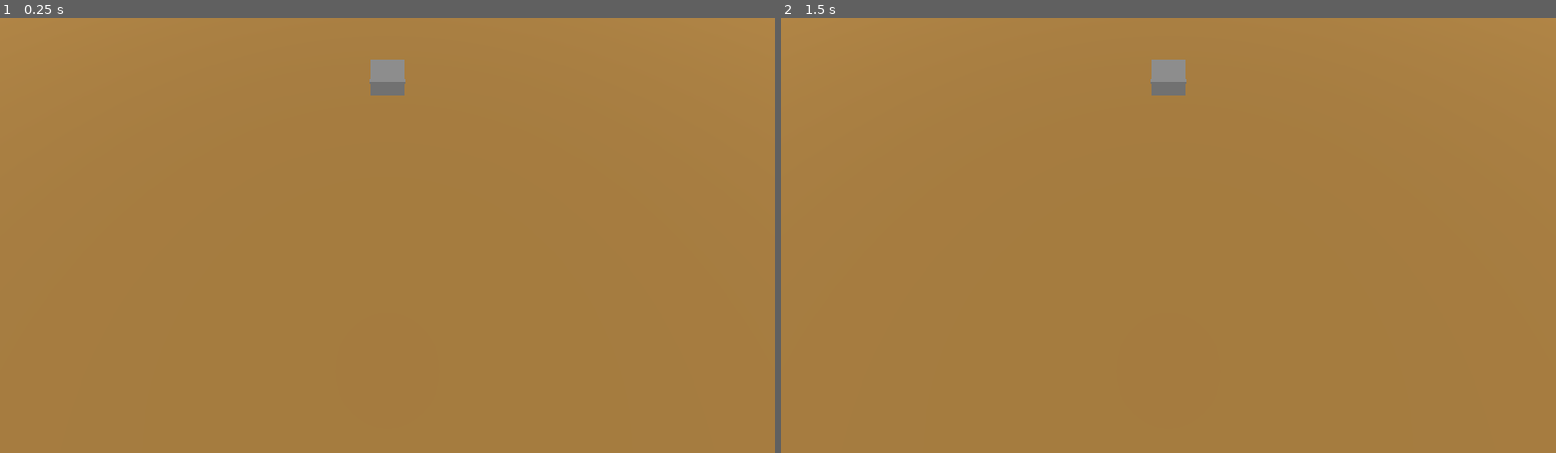
Above: before the commit, frames 1-2 (left to right).
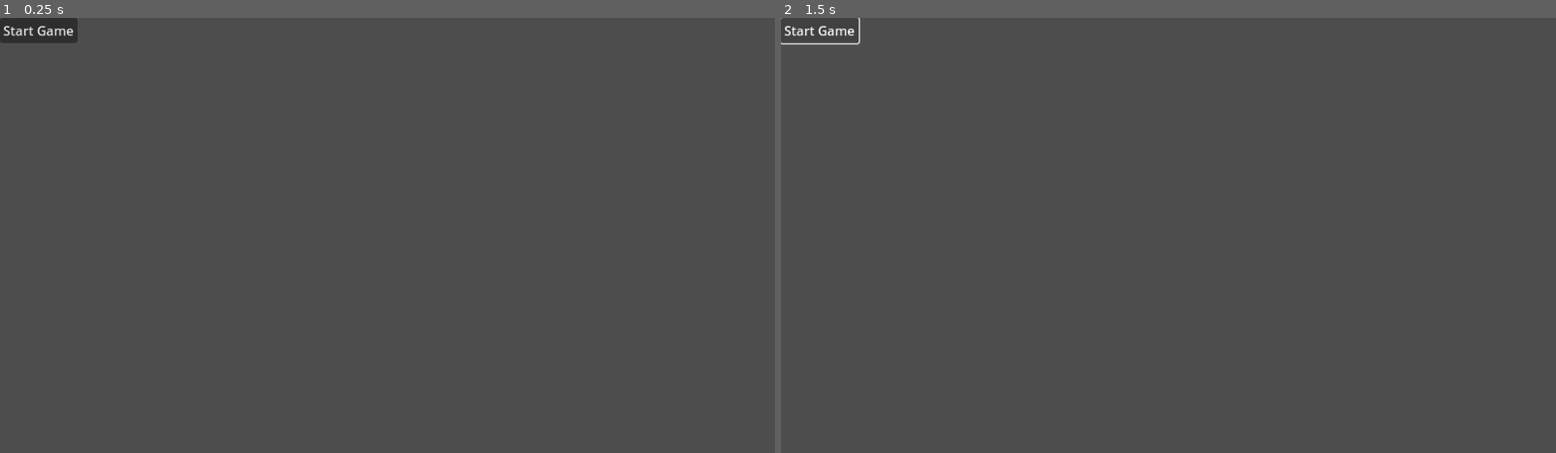
Above: after the commit, the same moments.

Repository: pinguinosod/ggj-graz-2025
Game: Godot game, scene res://scenes/main_menu.tscn
The game is run twice, just before and just after one commit, with the same random seed, the same clock (stepped at 60 frames per second) and the same inputs. Before the commit the project starts from res://main.tscn.
Inputs (mouse positions are in pixels of both pictures, inside the frame that each line leads up to):
- Up to frame 1 (0.25 s): no input
- Up to frame 2 (1.5 s): click (819, 31) at 0.5 s, where only the run after the commit has a clickable "Start Game"; click (819, 31) at 1.25 s, where only the run after the commit has a clickable "Start Game"

The runs differ from the first frame. In frame 1, 100% of the frame differs, in the area x 0-100%, y 0-100%; in frame 2, 100%.

Commit message:
basic files folders

Diff:
--- a/icon.svg
+++ /dev/null
@@ -1 +0,0 @@
-<svg xmlns="http://www.w3.org/2000/svg" width="128" height="128"><rect width="124" height="124" x="2" y="2" fill="#363d52" stroke="#212532" stroke-width="4" rx="14"/><g fill="#fff" transform="translate(12.322 12.322)scale(.101)"><path d="M105 673v33q407 354 814 0v-33z"/><path fill="#478cbf" d="m105 673 152 14q12 1 15 14l4 67 132 10 8-61q2-11 15-15h162q13 4 15 15l8 61 132-10 4-67q3-13 15-14l152-14V427q30-39 56-81-35-59-83-108-43 20-82 47-40-37-88-64 7-51 8-102-59-28-123-42-26 43-46 89-49-7-98 0-20-46-46-89-64 14-123 42 1 51 8 102-48 27-88 64-39-27-82-47-48 49-83 108 26 42 56 81zm0 33v39c0 276 813 276 814 0v-39l-134 12-5 69q-2 10-14 13l-162 11q-12 0-16-11l-10-65H446l-10 65q-4 11-16 11l-162-11q-12-3-14-13l-5-69z"/><path d="M483 600c0 34 58 34 58 0v-86c0-34-58-34-58 0z"/><circle cx="725" cy="526" r="90"/><circle cx="299" cy="526" r="90"/></g><g fill="#414042" transform="translate(12.322 12.322)scale(.101)"><circle cx="307" cy="532" r="60"/><circle cx="717" cy="532" r="60"/></g></svg>
--- a/main.tscn
+++ /dev/null
@@ -1,27 +0,0 @@
-[gd_scene load_steps=3 format=3 uid="uid://by5bscbhfuupo"]
-
-[sub_resource type="Environment" id="Environment_lmu5s"]
-
-[sub_resource type="StandardMaterial3D" id="StandardMaterial3D_ax0dv"]
-albedo_color = Color(0.66, 0.4884, 0.231, 1)
-
-[node name="main" type="Node3D"]
-
-[node name="Camera3D" type="Camera3D" parent="."]
-transform = Transform3D(1, 0, 0, 0, 0.4182, 0.908355, 0, -0.908355, 0.4182, 0, 6.00652, 0)
-
-[node name="WorldEnvironment" type="WorldEnvironment" parent="."]
-environment = SubResource("Environment_lmu5s")
-
-[node name="Ground" type="Node3D" parent="."]
-
-[node name="CSGBox3D" type="CSGBox3D" parent="Ground"]
-transform = Transform3D(1, 0, 0, 0, 1, 0, 0, 0, 1, -5, 0, 1)
-material_override = SubResource("StandardMaterial3D_ax0dv")
-size = Vector3(100, 0.1, 100)
-
-[node name="DirectionalLight3D" type="DirectionalLight3D" parent="."]
-transform = Transform3D(1, 0, 0, 0, 0.512088, 0.858933, 0, -0.858933, 0.512088, 0, 35.6087, 0)
-
-[node name="CSGBox3D" type="CSGBox3D" parent="."]
-transform = Transform3D(1, 0, 0, 0, 1, 0, 0, 0, 1, 0, 0, -7.84208)
--- a/project.godot
+++ b/project.godot
@@ -11,9 +11,12 @@
 [application]
 
 config/name="Bubble Base Builder"
-run/main_scene="res://main.tscn"
+run/main_scene="res://scenes/main_menu.tscn"
 config/features=PackedStringArray("4.3", "GL Compatibility")
-config/icon="res://icon.svg"
+
+[autoload]
+
+GameManager="*res://scripts/game_manager.gd"
 
 [display]
 
--- /dev/null
+++ b/scenes/base_vehicle.tscn
@@ -0,0 +1,3 @@
+[gd_scene format=3 uid="uid://cf81a8250qtyl"]
+
+[node name="BaseVehicle" type="Node3D"]
--- /dev/null
+++ b/scenes/ground.tscn
@@ -0,0 +1,11 @@
+[gd_scene load_steps=2 format=3 uid="uid://bu6hagkxh7ieq"]
+
+[sub_resource type="StandardMaterial3D" id="StandardMaterial3D_ax0dv"]
+albedo_color = Color(0.66, 0.4884, 0.231, 1)
+
+[node name="Ground" type="Node3D"]
+
+[node name="CSGBox3D" type="CSGBox3D" parent="."]
+transform = Transform3D(1, 0, 0, 0, 1, 0, 0, 0, 1, -5, 0, 1)
+material_override = SubResource("StandardMaterial3D_ax0dv")
+size = Vector3(100, 0.1, 100)
--- /dev/null
+++ b/scenes/main.tscn
@@ -0,0 +1,27 @@
+[gd_scene load_steps=5 format=3 uid="uid://by5bscbhfuupo"]
+
+[ext_resource type="PackedScene" uid="uid://bu6hagkxh7ieq" path="res://scenes/ground.tscn" id="1_6vqew"]
+[ext_resource type="PackedScene" uid="uid://cf81a8250qtyl" path="res://scenes/base_vehicle.tscn" id="2_mlf02"]
+[ext_resource type="PackedScene" uid="uid://blbtunr4kureu" path="res://scenes/ui.tscn" id="3_ke1tq"]
+
+[sub_resource type="Environment" id="Environment_lmu5s"]
+
+[node name="main" type="Node3D"]
+
+[node name="UI" parent="." instance=ExtResource("3_ke1tq")]
+
+[node name="Camera3D" type="Camera3D" parent="."]
+transform = Transform3D(1, 0, 0, 0, 0.4182, 0.908355, 0, -0.908355, 0.4182, 0, 6.00652, 0)
+
+[node name="WorldEnvironment" type="WorldEnvironment" parent="."]
+environment = SubResource("Environment_lmu5s")
+
+[node name="DirectionalLight3D" type="DirectionalLight3D" parent="."]
+transform = Transform3D(1, 0, 0, 0, 0.512088, 0.858933, 0, -0.858933, 0.512088, 0, 35.6087, 0)
+
+[node name="CSGBox3D" type="CSGBox3D" parent="."]
+transform = Transform3D(1, 0, 0, 0, 1, 0, 0, 0, 1, 0, 0, -7.84208)
+
+[node name="Ground" parent="." instance=ExtResource("1_6vqew")]
+
+[node name="BaseVehicle" parent="." instance=ExtResource("2_mlf02")]
--- /dev/null
+++ b/scenes/main_menu.tscn
@@ -0,0 +1,17 @@
+[gd_scene format=3 uid="uid://bv5do8x5jenup"]
+
+[node name="MainMenu" type="Node2D"]
+
+[node name="CanvasLayer" type="CanvasLayer" parent="."]
+
+[node name="Control" type="Control" parent="CanvasLayer"]
+layout_mode = 3
+anchors_preset = 0
+offset_right = 40.0
+offset_bottom = 40.0
+
+[node name="Button" type="Button" parent="CanvasLayer/Control"]
+layout_mode = 0
+offset_right = 8.0
+offset_bottom = 8.0
+text = "Start Game"
--- /dev/null
+++ b/scenes/ui.tscn
@@ -0,0 +1,15 @@
+[gd_scene format=3 uid="uid://blbtunr4kureu"]
+
+[node name="UI" type="CanvasLayer"]
+
+[node name="Control" type="Control" parent="."]
+layout_mode = 3
+anchors_preset = 0
+offset_right = 40.0
+offset_bottom = 40.0
+
+[node name="Label" type="Label" parent="Control"]
+layout_mode = 0
+offset_right = 40.0
+offset_bottom = 23.0
+text = "ui works!"
--- /dev/null
+++ b/scripts/game_manager.gd
@@ -0,0 +1,11 @@
+extends Node
+
+
+# Called when the node enters the scene tree for the first time.
+func _ready() -> void:
+	pass # Replace with function body.
+
+
+# Called every frame. 'delta' is the elapsed time since the previous frame.
+func _process(delta: float) -> void:
+	pass
Not shown, removed: icon.svg.import
